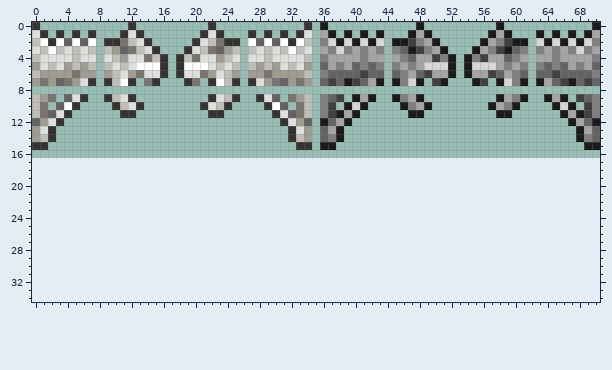
Sprite sheet: Textures/Tiles/Ornaments/HangingGargoyle.png. That is the earlier state.
The file is 142x34 pixels, drawn in blocks of 2x2; one block is one cell here. Colours within 5 levels of each other are drawn and written as one. The old version is drawn lined up with the new one, on the new canvas.
After:
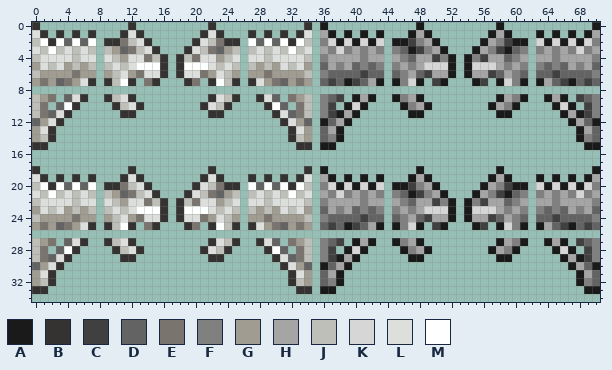
Palette (. is transparent): A #1a1a1a  B #353332  C #404040  D #636363  E #7a746f  F #808080  G #a09c92  H #a5a5a5  J #bebfb9  K #d6d6d6  L #dddfdc  M #feffff
Edits made:
canvas 71x17 -> 71x35
y 18: x 0 . -> B; x 12 . -> B; x 22 . -> B; x 34 . -> B; x 36 . -> A; x 48 . -> A; x 58 . -> A; x 70 . -> A
y 19: x 0..1 .. -> LB; x 3 . -> B; x 5 . -> B; x 7 . -> B; x 11..13 ... -> BLB; x 21..23 ... -> BLB; x 27 . -> B; x 29 . -> B; x 31 . -> B; x 33..34 .. -> BL; x 36..37 .. -> HA; x 39 . -> A; x 41 . -> A; x 43 . -> A; x 47..49 ... -> AHA; x 57..59 ... -> AHA; x 63 . -> A; x 65 . -> A; x 67 . -> A; x 69..70 .. -> AH
y 20: x 0..7 ........ -> JMBMDMDM; x 9..14 ...... -> BBEJLB; x 20..25 ...... -> BLJEBB; x 27..34 ........ -> MDMDMBMJ; x 36..43 ........ -> FKAKAKAK; x 45..50 ...... -> AACFHA; x 56..61 ...... -> AHFCAA; x 63..70 ........ -> KAKAKAKF
y 21: x 0..7 ........ -> LJMJLJLJ; x 9..15 ....... -> JGDEJLB; x 19..25 ....... -> BLJEDGJ; x 27..34 ........ -> JLJLJMJL; x 36..43 ........ -> HFKFHFHF; x 45..51 ....... -> FDACFHA; x 55..61 ....... -> AHFCADF; x 63..70 ........ -> FHFHFKFH
y 22: x 0..7 ........ -> JLLLLJLL; x 9..16 ........ -> LJGLLEJB; x 18..25 ........ -> BJELLGJL; x 27..34 ........ -> LLJLLLLJ; x 36..43 ........ -> FHHHHFHH; x 45..52 ........ -> HFDHHCFA; x 54..61 ........ -> AFCHHDFH; x 63..70 ........ -> HHFHHHHF
y 23: x 0..7 ........ -> GLJLGJGJ; x 9..16 ........ -> JLJLMMMB; x 18..25 ........ -> BMMMLJLJ; x 27..34 ........ -> JGJGLJLG; x 36..43 ........ -> DHFHDFDF; x 45..52 ........ -> FHFHKKKA; x 54..61 ........ -> AKKKHFHF; x 63..70 ........ -> FDFDHFHD
y 24: x 0..7 ........ -> JGGGGEGG; x 9..16 ........ -> GJLGELLB; x 18..25 ........ -> BLLEGLJG; x 27..34 ........ -> GGEGGGGJ; x 36..43 ........ -> FDDDDCDD; x 45..52 ........ -> DFHDCHHA; x 54..61 ........ -> AHHCDHFD; x 63..70 ........ -> DDCDDDDF
y 25: x 0..7 ........ -> GEGDEGLB; x 9..12 .... -> BJMB; x 14..15 .. -> EB; x 19..20 .. -> BE; x 22..25 .... -> BMJB; x 27..34 ........ -> BLGEDGEG; x 36..43 ........ -> DCDACDHA; x 45..48 .... -> AFKA; x 50..51 .. -> CA; x 55..56 .. -> AC; x 58..61 .... -> AKFA; x 63..70 ........ -> AHDCADCD
y 27: x 0..2 ... -> JGE; x 4..6 ... -> DLB; x 9..12 .... -> BJLB; x 22..25 .... -> BLJB; x 28..30 ... -> BLD; x 32..34 ... -> EGJ; x 36..38 ... -> FDC; x 40..42 ... -> AHA; x 45..48 .... -> AFHA; x 58..61 .... -> AHFA; x 64..66 ... -> AHA; x 68..70 ... -> CDF
y 28: x 0..1 .. -> JE; x 3..5 ... -> DMB; x 10..13 .... -> BJLB; x 21..24 .... -> BLJB; x 29..31 ... -> BMD; x 33..34 .. -> EJ; x 36..37 .. -> FC; x 39..41 ... -> AKA; x 46..49 .... -> AFHA; x 57..60 .... -> AHFA; x 65..67 ... -> AKA; x 69..70 .. -> CF
y 29: x 0..4 ..... -> JEDLB; x 11..12 .. -> BB; x 22..23 .. -> BB; x 30..34 ..... -> BLDEJ; x 36..40 ..... -> FCAHA; x 47..48 .. -> AA; x 58..59 .. -> AA; x 66..70 ..... -> AHACF
y 30: x 0..3 .... -> DGLB; x 31..34 .... -> BLGD; x 36..39 .... -> ADHA; x 67..70 .... -> AHDA
y 31: x 0..2 ... -> GLB; x 32..34 ... -> BLG; x 36..38 ... -> DHA; x 68..70 ... -> AHD
y 32: x 0..2 ... -> GJB; x 32..34 ... -> BJG; x 36..38 ... -> DFA; x 68..70 ... -> AFD
y 33: x 0..1 .. -> BB; x 33..34 .. -> BB; x 36..37 .. -> AA; x 69..70 .. -> AA
Changed places in both pictures, as pixel boxes (x1, y1, x2, y2):
added: (32, 166, 600, 294)
